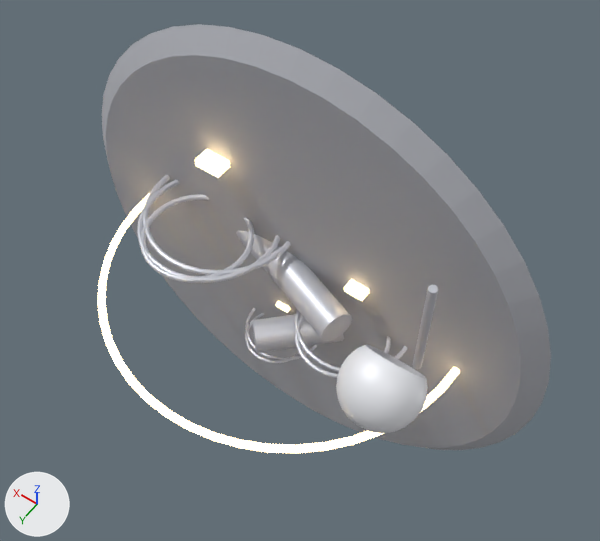
The glTF model public/models/moonbase.glb: old version first, new version second.
Before and after are seen from a 50 mm camera at (-0.614, 0.86, 1.339) aimed at (-0.004, 0.005, -0.005). Lighting does not change. The marker at lower left points along +X, +Y and +Z. The first picture is the older version. Where no turn or scale is listed for an object, it has been applied to the vertices. Vertices at exactly the same position are counted once.
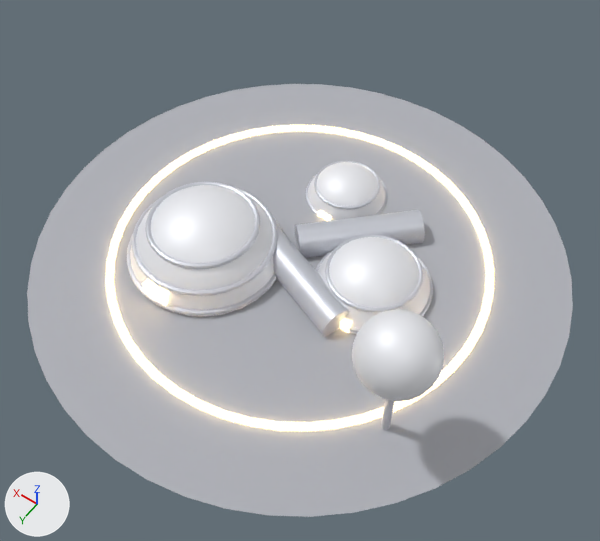
Changed parts and their boxes (x1, y1, x2, y2) in the pictures (600 x 541 px; the box of a moved part takes in the faces that stretch with it):
'pad', moved, turned: before (102, 24, 551, 450); after (27, 84, 573, 517)
'hab-a', reshaped, moved (not visible before): after (130, 185, 275, 317)
'Torus', moved: before (97, 194, 460, 453); after (106, 125, 494, 431)
'Sphere', reshaped, moved: before (336, 345, 428, 433); after (352, 309, 444, 402)
'Cylinder', moved: before (236, 230, 352, 341); after (273, 225, 350, 337)
'Torus.003', moved: before (141, 194, 254, 283); after (145, 181, 260, 269)
'Torus.002', moved: before (137, 180, 280, 283); after (132, 187, 278, 296)
'Torus.001', moved: before (143, 175, 291, 275); after (127, 217, 282, 316)
'Cube', moved, rescaled: before (195, 149, 230, 178); after (142, 279, 169, 306)
part 1 of me_sphere, moved or reshaped (not visible before): after (130, 200, 269, 317)
part 2 of me_sphere_001, moved or reshaped (not visible before): after (318, 250, 423, 334)
part 3 of me_sphere_002, moved or reshaped (not visible before): after (308, 170, 379, 220)
part 4 of me_sphere_003, built on: before (356, 345, 428, 387); after (372, 309, 444, 355)

The change, as a list of edits to the scene's bpy script:
```text
Change me_sphere:
    used by ob_hab_a; location = (0.16, 0.0, 0.1)
    remove me_sphere.from_pydata(...)  # 227 vertices, 450 faces; spans x -0.16..0.16, y -0.16..0.0, z -0.16..0.16
    add me_sphere.from_pydata(...)  # 225 vertices, 446 faces; spans x -0.16..0.16, y -0.16..0.16, z 0.0..0.16
    me_sphere part 1
    104 vertices are removed from x -0.153..0.157, y -0.157..0.0, z -0.16..-0.031
    240 faces are deleted
    2 vertices move from x -0.157..0.148, y 0.0, z -0.061..-0.031 to x -0.156..0.144, y 0.036..0.069, z 0.0
    102 vertices are added at x -0.153..0.156, y 0.007..0.16, z 0.0..0.157
    236 new faces join them
Change me_sphere_001:
    used by ob_hab_b; location = (-0.16, 0.0, -0.02)
    remove me_sphere_001.from_pydata(...)  # 227 vertices, 450 faces; spans x -0.12..0.12, y -0.12..0.0, z -0.12..0.12
    add me_sphere_001.from_pydata(...)  # 225 vertices, 446 faces; spans x -0.12..0.12, y -0.12..0.12, z 0.0..0.12
    me_sphere_001 part 2
    105 vertices are removed from x -0.115..0.118, y -0.118..0.0, z -0.12..-0.023
    239 faces are deleted
    1 vertex moves from x -0.118, y 0.0, z -0.023 to x -0.115, y 0.026, z 0.023
    103 vertices are added at x -0.117..0.117, y 0.005..0.12, z 0.0..0.118
    235 new faces join them
Change me_sphere_002:
    used by ob_hab_c; location = (0.02, 0.0, -0.2)
    remove me_sphere_002.from_pydata(...)  # 227 vertices, 450 faces; spans x -0.09..0.09, y -0.09..0.0, z -0.09..0.09
    add me_sphere_002.from_pydata(...)  # 225 vertices, 446 faces; spans x -0.09..0.09, y -0.09..0.09, z 0.0..0.09
    me_sphere_002 part 3: 1 vertex moved from x -0.088, y 0.0, z -0.018 to x -0.086, y 0.02, z 0.018; 105 vertices removed from x -0.086..0.088, y -0.088..0.0, z -0.09..-0.018; 103 vertices added at x -0.088..0.088, y 0.004..0.09, z 0.0..0.088
Change me_sphere_003:
    used by ob_sphere; location = (-0.34, 0.26, 0.22)
    remove me_sphere_003.from_pydata(...)  # 257 vertices, 484 faces; spans x -0.07..0.07, y -0.0672..0.0697, z -0.0697..0.0697
    add me_sphere_003.from_pydata(...)  # 217 vertices, 408 faces; spans x -0.07..0.07, y -0.0697..0.0697, z -0.0672..0.0697
    me_sphere_003 part 4
    97 vertices are removed from x -0.0529..0.0529, y -0.0672..0.0122, z -0.0697..0.0692
    208 faces are deleted
    1 vertex moves from x 0.026, y -0.0634, z -0.0121 to x 0.0374, y -0.0565, z -0.0154
    57 vertices are added at x -0.0529..0.0529, y -0.0697..0.0176, z -0.0672..0.0689
    132 new faces join them
Change ob_pad:
    ob_pad.rotation_euler: (1.571, 0.0, 0.0) -> (0.0, 0.0, 0.0)  # degrees (90, 0, 0) -> degrees (0, 0, 0)
    ob_pad.location: (0.0, 0.015, 0.0) -> (0.0, 0.0, 0.015)
Change ob_torus:
    ob_torus.location: (0.0, 0.032, 0.0) -> (0.0, 0.0, 0.032)
Change ob_hab_a:
    ob_hab_a.location: (0.16, 0.0, 0.1) -> (0.16, 0.1, 0.0)
Change ob_torus_001:
    ob_torus_001.location: (0.16, 0.04, 0.1) -> (0.16, 0.1, 0.04)
Change ob_torus_002:
    ob_torus_002.location: (0.16, 0.08, 0.1) -> (0.16, 0.1, 0.08)
Change ob_torus_003:
    ob_torus_003.location: (0.16, 0.12, 0.1) -> (0.16, 0.1, 0.12)
Change ob_cube:
    ob_cube.location: (0.16, 0.054, 0.247) -> (0.16, 0.247, 0.054)
    ob_cube.scale: (0.0544, 0.0352, 0.016) -> (0.0544, 0.016, 0.0352)
Change ob_cylinder:
    ob_cylinder.location: (0.0, 0.045, 0.04) -> (0.0, 0.04, 0.045)
Change ob_sphere:
    ob_sphere.location: (-0.34, 0.26, 0.22) -> (-0.34, 0.22, 0.26)
```
